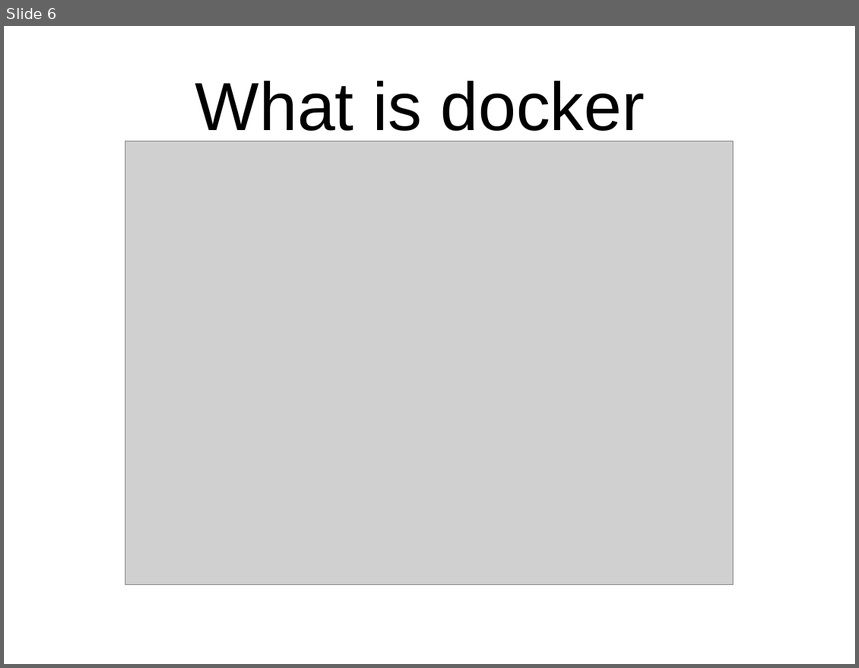
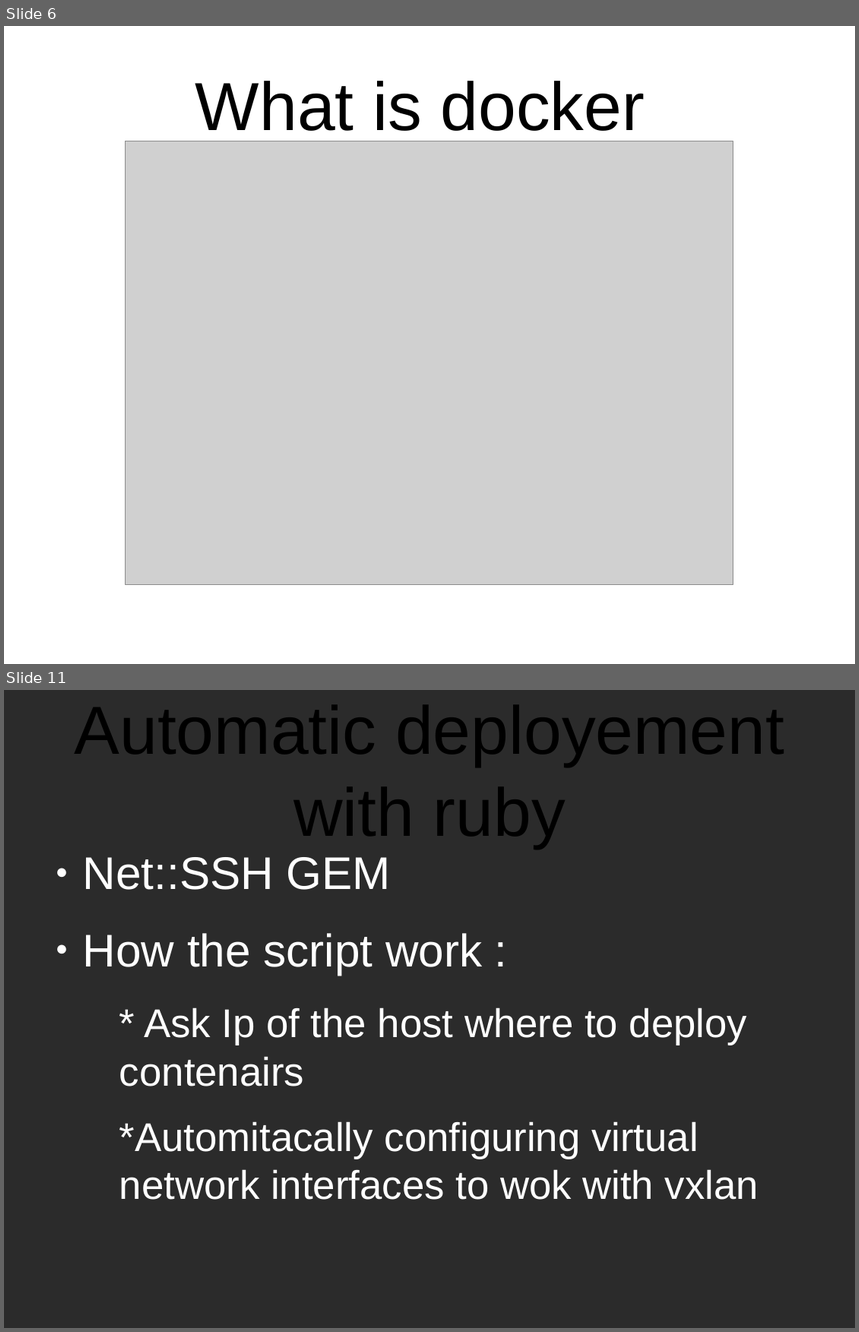
Before and after one commit to CPTmath67/anglais, a slide deck: presentation.odp. Shown one above the other, each under a label of ours: slide 6 before the commit, slides 6 and 11 after it; the slides between them are not shown. The pictures are 859x668 and 859x1332 pixels, drawn with LibreOffice and Linux fonts; fonts in the diff are those of the drawing; grey boxes stand for pictures; background and template pictures are left out; a plain dark background stands for a picture behind light text. Boxes give left, top, right and bottom in pixels: in the first picture for what was removed or moved away, otherwise in the second. Text is boxed around its words. In the diff, an @@ line names an element or a change of style, - is before the commit and + after.

```diff
--- a/presentation.odp
+++ b/presentation.odp
@@ slide 11 added at <box>4,690,855,1328</box>, background picture (left out) @@
@@ title added at <box>75,705,785,848</box>, 63.4 pt, text #000000 @@
+Automatic deployement with ruby
@@ text added at <box>83,857,759,1200</box>, 37.5 pt, text #FFFFFF @@
+● Net::SSH GEM
+● How the script work :
+  * Ask Ip of the host where to deploy contenairs
+  *Automitacally configuring virtual network interfaces to wok with vxlan
```
Also in this commit, not shown: 5 other slides added.
